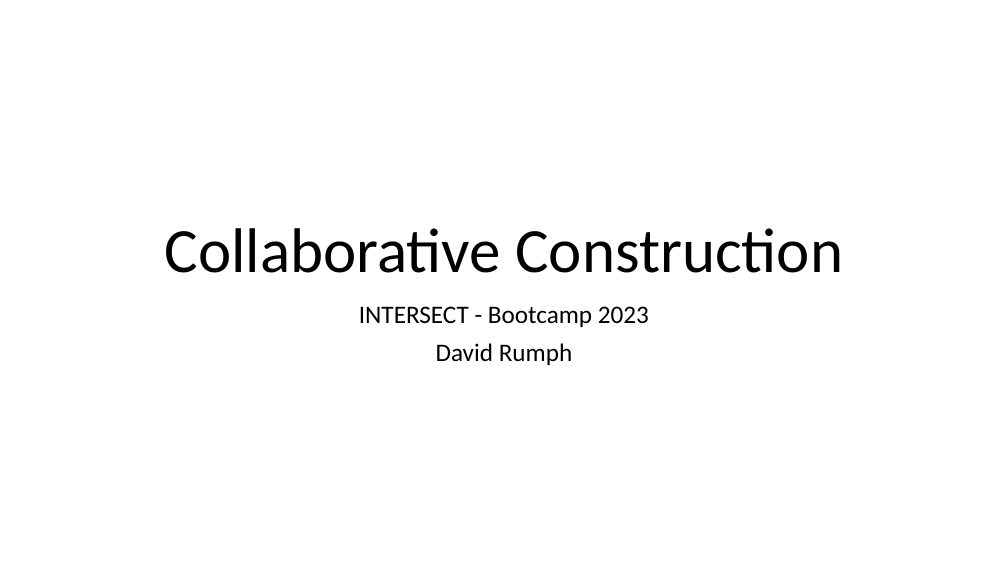
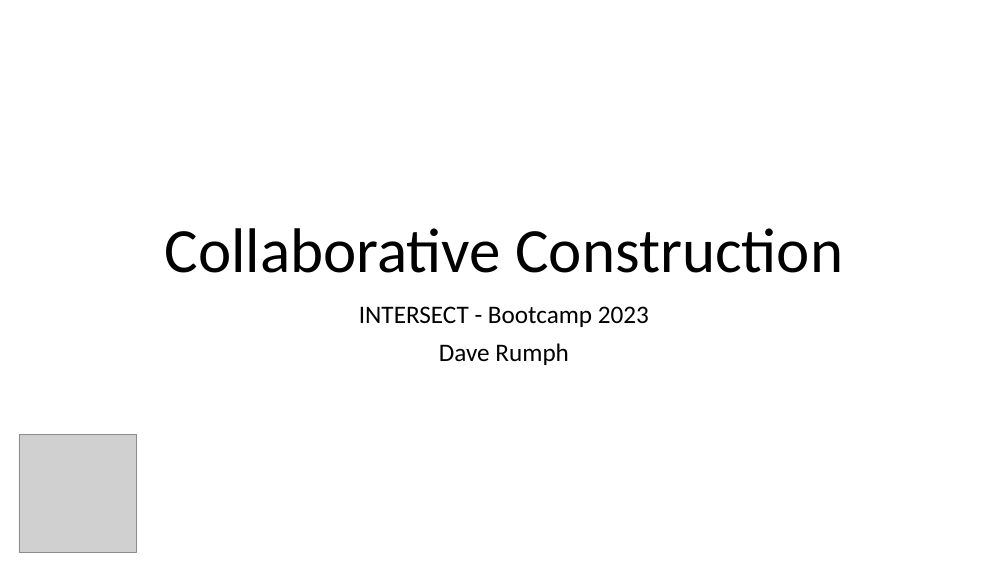
Before and after one commit to birajnp/Code-Review, a slide deck: slide 1 of presentations/CollaborativeConstruction.pptx. Drawn at 1008x567 pixels with LibreOffice and Linux fonts; fonts in the diff are those of the drawing; grey boxes stand for pictures. Boxes give left, top, right and bottom in pixels: in the first picture for what was removed or moved away, otherwise in the second. Text is boxed around its words. In the diff, an @@ line names an element or a change of style, - is before the commit and + after.

```diff
--- a/presentations/CollaborativeConstruction.pptx
+++ b/presentations/CollaborativeConstruction.pptx
@@ subtitle at (439, 343, 568, 365): text changed @@
-David Rumph
+Dave Rumph
@@ picture added at (19, 435, 137, 553) @@
```
Also in this commit, not shown: 8 other slides changed, 4 slides added, 1 slide removed.
